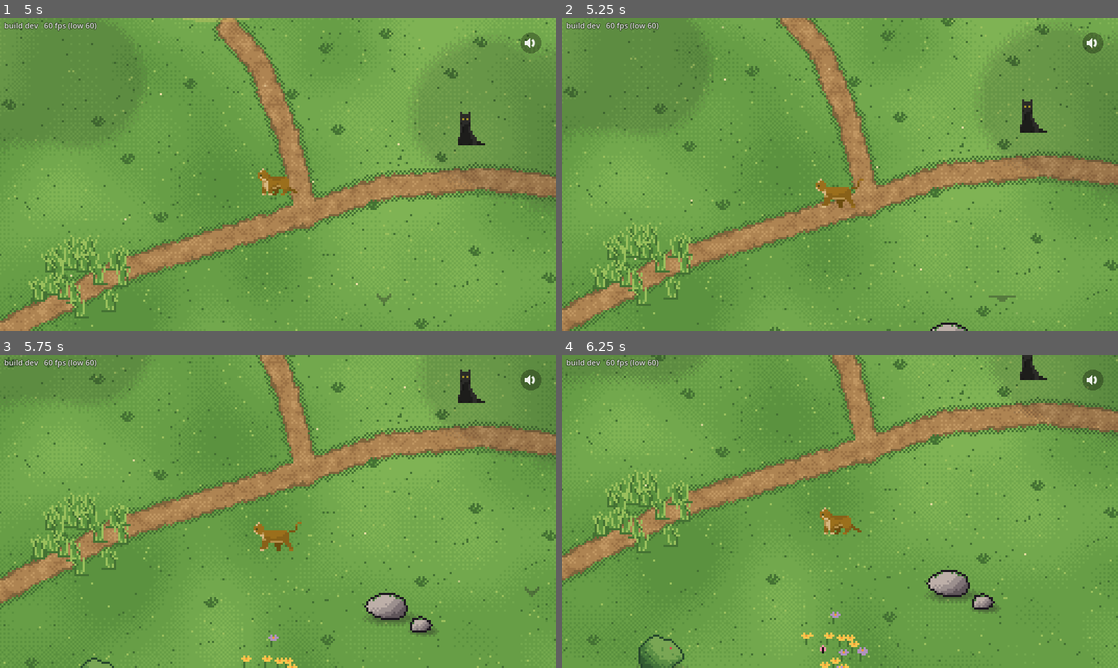
Above: before the commit, frames 1-4 (two rows, left to right).
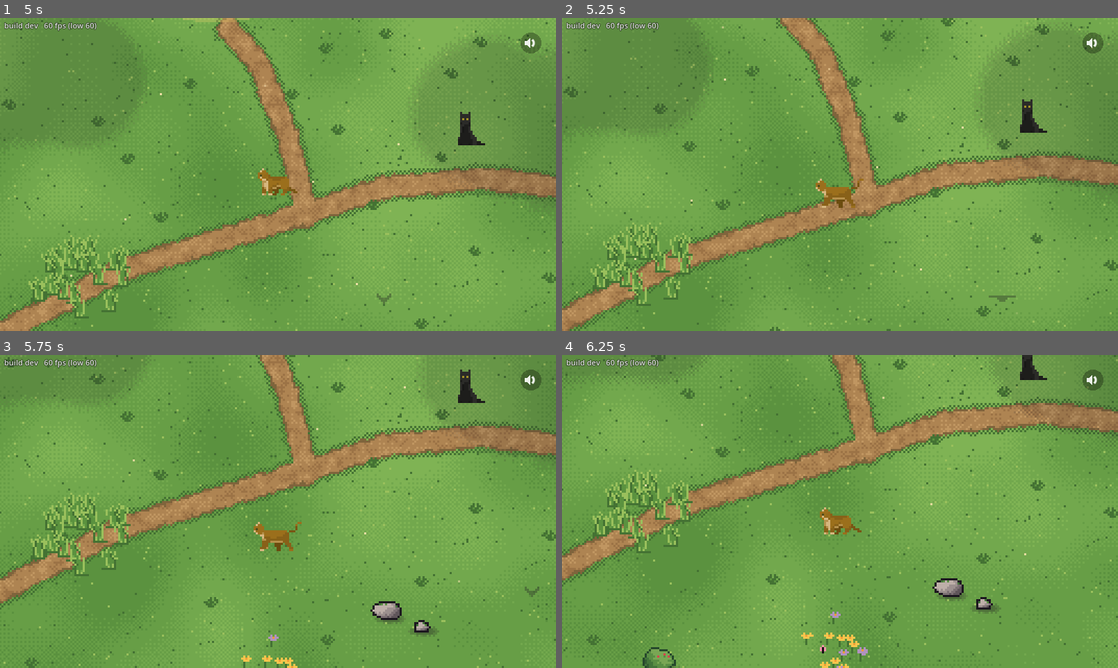
Above: after the commit, the same moments.

Repository: MaxxieDivine/cat-rpg
Game: Godot game, scene res://scenes/app.tscn
Same seed, same stepped clock (60 frames per second), same inputs: the game is played once before the commit and once after it.
Inputs (mouse positions are in pixels of both pictures, inside the frame that each line leads up to):
- Up to frame 1 (5 s): tap Enter (ui_accept) at 0.5, 3.77 s; drag from (278, 174) to (333, 105) at 0.52 s; drag from (533, 43) to (250, 237) at 1.27 s; move the mouse to (333, 105) at 2.02 s; hold D (move_right) 2.03-2.75 s; tap Space at 2.1 s; drag from (250, 237) to (111, 127) at 2.77 s; move the mouse to (444, 221) at 3.52 s; hold A (move_left) 3.53-4.25 s; hold E (interact) 3.53-4.25 s; drag from (111, 127) to (194, 96) at 4.27 s
- Up to frame 2 (5.25 s): move the mouse to (867, 174) at 5.02 s; hold S (move_down) from 5.03 s (still down); tap Space at 5.1 s; click (867, 174) at 5.17 s
- Up to frame 3 (5.75 s): keep holding S (move_down)
- Up to frame 4 (6.25 s): release S (move_down) at 5.75 s; drag from (756, 433) to (728, 527) at 5.77 s

Frame 1 is identical in both runs. In frame 2, 0.1% of the frame differs, in the area x 66-73%, y 97-100%; in frame 3, 0.7%; in frame 4, 1.0%, in the area x 13-78%, y 68-100%.

Commit message:
Smaller props to match the cats, NPC spacing, CLAUDE.md for the readability pass
- Bushes, rocks and the log repainted ~0.7x (same 1 px density as the
  cats), footprints and shadows to match.
- world.json npc_spacing: NPCs too close to each other or to Fern's start
  are moved apart on load with a warning; tests keep world.json clean.
- CLAUDE.md: camera zoom, dialogue box scale, Settings hooks, debug
  overlay toggle, button inset, cow removal.

Co-Authored-By: Claude Opus 5.5 <noreply@anthropic.com>
Claude-Session: https://claude.ai/code/session_01VxTDCjdGC3cVNR3eNp5Mhw

Diff:
--- a/data/world.json
+++ b/data/world.json
@@ -13,6 +13,7 @@
 		"start": [200, 220],
 		"footprint": [12, 5]
 	},
+	"npc_spacing": [24, 16],
 	"npcs": [
 		{"id": "bram", "art": "cat.bram.sit", "pos": [292, 196], "footprint": [20, 5], "talk_radius": 22, "behavior": "sit", "facing": -1, "dialogue": "res://data/dialogue/bram.json"},
 		{"id": "sorrel", "art": "cat.sorrel.sleep", "pos": [172, 128], "footprint": [22, 5], "talk_radius": 22, "behavior": "lie", "facing": 1, "dialogue": "res://data/dialogue/sorrel.json"},
@@ -33,12 +34,12 @@
 		{"art": "decor.sunspot", "pos": [170, 126]}
 	],
 	"prop_types": {
-		"bush_round": {"art": "prop.bush_round", "footprint": [26, 7], "shadow": "shadow.m", "sway": "bush", "rustle": true},
-		"bush_wide": {"art": "prop.bush_wide", "footprint": [36, 7], "shadow": "shadow.l", "sway": "bush", "rustle": true},
-		"bush_small": {"art": "prop.bush_small", "footprint": [16, 5], "shadow": "shadow.s", "sway": "bush", "rustle": true},
-		"rock_big": {"art": "prop.rock_big", "footprint": [20, 6], "shadow": "shadow.m"},
-		"rock_small": {"art": "prop.rock_small", "footprint": [10, 4], "shadow": "shadow.s"},
-		"log": {"art": "prop.log", "footprint": [30, 6], "shadow": "shadow.l"},
+		"bush_round": {"art": "prop.bush_round", "footprint": [19, 5], "shadow": "shadow.m", "sway": "bush", "rustle": true},
+		"bush_wide": {"art": "prop.bush_wide", "footprint": [26, 5], "shadow": "shadow.m", "sway": "bush", "rustle": true},
+		"bush_small": {"art": "prop.bush_small", "footprint": [11, 4], "shadow": "shadow.s", "sway": "bush", "rustle": true},
+		"rock_big": {"art": "prop.rock_big", "footprint": [14, 4], "shadow": "shadow.s"},
+		"rock_small": {"art": "prop.rock_small", "footprint": [7, 3], "shadow": "shadow.s"},
+		"log": {"art": "prop.log", "footprint": [22, 4], "shadow": "shadow.m"},
 		"tree_a": {"art": "prop.trunk", "canopy": "prop.canopy_a", "canopy_offset": [0, -22], "footprint": [8, 4], "shadow": "shadow.xl", "sway": "canopy"},
 		"tree_b": {"art": "prop.trunk", "canopy": "prop.canopy_b", "canopy_offset": [0, -20], "footprint": [8, 4], "shadow": "shadow.l", "sway": "canopy"}
 	},
--- a/scripts/core/world.gd
+++ b/scripts/core/world.gd
@@ -51,6 +51,10 @@
 ## "dialogue" (file path), "behavior" (sit / lie / pace / stand), "facing",
 ## "rect", and for pacers "path", "speed", "pause", "moving", "distance"}
 var npcs: Array[Dictionary] = []
+## Least gap (world px, x / y) between two NPCs' zones (footprint, or the
+## whole pacing loop) and Fern's start: side-view cats are wider than their
+## footprints, so closer than this their sprites overlap.
+var npc_spacing := Vector2(24, 16)
 ## Flat decals under everything (Sorrel's sunny spot). Each: {"art", "pos"}
 var ground: Array[Dictionary] = []
 ## id of the NPC the player is talking to, or "".
@@ -137,6 +141,8 @@
 			npc["wait"] = npc["pause"]
 		npc["rect"] = footprint_rect(npc["pos"], npc["footprint"])
 		npcs.append(npc)
+	npc_spacing = _vec(w.get("npc_spacing", [24, 16]))
+	_space_npcs()
 
 	var types: Dictionary = w.get("prop_types", {})
 	for pr: Dictionary in w.get("props", []):
@@ -294,6 +300,50 @@
 
 
 ## The area the camera may show: the meadow plus the forest border.
+## The ground an NPC can stand on: its footprint, or its whole pacing loop.
+func npc_zone(npc: Dictionary) -> Rect2:
+	var r: Rect2 = footprint_rect(npc["pos"], npc["footprint"])
+	for pt: Vector2 in npc.get("path", []):
+		r = r.merge(footprint_rect(pt, npc["footprint"]))
+	return r
+
+
+## True when zones `a` and `b` are at least npc_spacing apart on x or on y.
+func zones_apart(a: Rect2, b: Rect2) -> bool:
+	var dx := maxf(a.position.x - b.end.x, b.position.x - a.end.x)
+	var dy := maxf(a.position.y - b.end.y, b.position.y - a.end.y)
+	return dx >= npc_spacing.x or dy >= npc_spacing.y
+
+
+## Keeps NPCs from spawning on top of each other (or of Fern): an NPC too
+## close to one placed before it moves sideways, a little further each try,
+## and a warning names it so world.json can be fixed.
+func _space_npcs() -> void:
+	var taken: Array[Rect2] = [footprint_rect(player_pos, player_footprint)]
+	for npc in npcs:
+		var shift := Vector2.ZERO
+		var tries := 0
+		while tries < 40 and not taken.all(func(r: Rect2) -> bool: return zones_apart(_shifted_zone(npc, shift), r)):
+			tries += 1
+			shift = Vector2(8.0 * ceili(tries / 2.0) * (1 if tries % 2 == 1 else -1), 0)
+		if shift != Vector2.ZERO and tries < 40:
+			push_warning("world.json: NPC '%s' too close to another; moved %s" % [npc["id"], shift])
+			npc["pos"] += shift
+			if npc.has("path"):
+				var moved: Array[Vector2] = []
+				for pt: Vector2 in npc["path"]:
+					moved.append(pt + shift)
+				npc["path"] = moved
+			npc["rect"] = footprint_rect(npc["pos"], npc["footprint"])
+		taken.append(npc_zone(npc))
+
+
+func _shifted_zone(npc: Dictionary, shift: Vector2) -> Rect2:
+	var r := npc_zone(npc)
+	r.position += shift
+	return r
+
+
 func camera_bounds() -> Rect2:
 	return Rect2(Vector2.ZERO, size).grow(border)
 
--- a/tests/test_world.gd
+++ b/tests/test_world.gd
@@ -393,3 +393,27 @@
 	check_eq(w.brushing_prop(), 0, "next to the bush")
 	_open_spot()
 	check_eq(w.brushing_prop(), -1, "open grass")
+
+
+## The NPCs in world.json are already far enough apart (and from Fern's
+## start) that none gets moved, and the sprites can't overlap.
+func test_npcs_in_world_json_keep_their_spacing() -> void:
+	for spec: Dictionary in wdata["npcs"]:
+		var npc: Dictionary = w.npc_by_id(spec["id"])
+		var at: Array = spec["path"][0] if spec.has("path") else spec["pos"]
+		check_eq(npc["pos"], Vector2(at[0], at[1]), "%s stays where world.json puts it" % spec["id"])
+	for i in w.npcs.size():
+		check(w.zones_apart(w.npc_zone(w.npcs[i]), World.footprint_rect(w.player_pos, w.player_footprint)), "%s clear of Fern's start" % w.npcs[i]["id"])
+		for j in range(i + 1, w.npcs.size()):
+			check(w.zones_apart(w.npc_zone(w.npcs[i]), w.npc_zone(w.npcs[j])), "%s and %s at least %s apart" % [w.npcs[i]["id"], w.npcs[j]["id"], w.npc_spacing])
+
+
+## Two NPCs put on the same spot get pushed apart on load.
+func test_npcs_on_one_spot_are_spaced_out() -> void:
+	var data: Dictionary = wdata.duplicate(true)
+	data["npcs"][1]["pos"] = data["npcs"][0]["pos"].duplicate()
+	var w2 := World.new(data)
+	var a: Dictionary = w2.npcs[0]
+	var b: Dictionary = w2.npcs[1]
+	check(w2.zones_apart(w2.npc_zone(a), w2.npc_zone(b)), "%s moved clear of %s (%s vs %s)" % [b["id"], a["id"], b["pos"], a["pos"]])
+	check(w2.bounds.has_point(b["pos"]), "still inside the meadow")
--- a/tools/make_art.gd
+++ b/tools/make_art.gd
@@ -13,15 +13,15 @@
 
 ## file name (art/<name>.png) -> [painter method, args...]
 const PAINTED := {
-	"bush_round": ["foliage", 30, 22, 11, 6, 4, true],
-	"bush_wide": ["foliage", 42, 20, 12, 8, 5, true],
-	"bush_small": ["foliage", 20, 15, 13, 4, 2, true],
+	"bush_round": ["foliage", 22, 16, 11, 5, 3, true],
+	"bush_wide": ["foliage", 30, 15, 12, 6, 4, true],
+	"bush_small": ["foliage", 15, 11, 13, 4, 2, true],
 	"canopy_a": ["foliage", 60, 50, 21, 9],
 	"canopy_b": ["foliage", 46, 40, 22, 7],
 	"trunk": ["trunk", 12, 26],
-	"rock_big": ["rock", 22, 15, 31],
-	"rock_small": ["rock", 12, 9, 32],
-	"log": ["log_art", 32, 12],
+	"rock_big": ["rock", 16, 11, 31],
+	"rock_small": ["rock", 9, 7, 32],
+	"log": ["log_art", 24, 9],
 	"pond": ["pond", 88, 42, 41],
 	"tall_grass": ["tall_grass", 9, 12, 51],
 	"tuft": ["tuft", 1],
@@ -31,7 +31,7 @@
 	"butterfly": ["butterfly"],
 	"bird_shadow": ["bird_shadow"],
 	"shadow_s": ["shadow", 16, 5],
-	"shadow_m": ["shadow", 28, 8],
+	"shadow_m": ["shadow", 22, 7],
 	"shadow_l": ["shadow", 40, 10],
 	"shadow_xl": ["shadow", 54, 14],
 	"cloud_shadow": ["cloud_shadow", 200, 110, 61],
Binary file changed: art/bush_round.png
Binary file changed: art/bush_small.png
Binary file changed: art/bush_wide.png
Binary file changed: art/log.png
Binary file changed: art/rock_big.png
Binary file changed: art/rock_small.png
Binary file changed: art/shadow_m.png
Not shown, changed: CLAUDE.md
